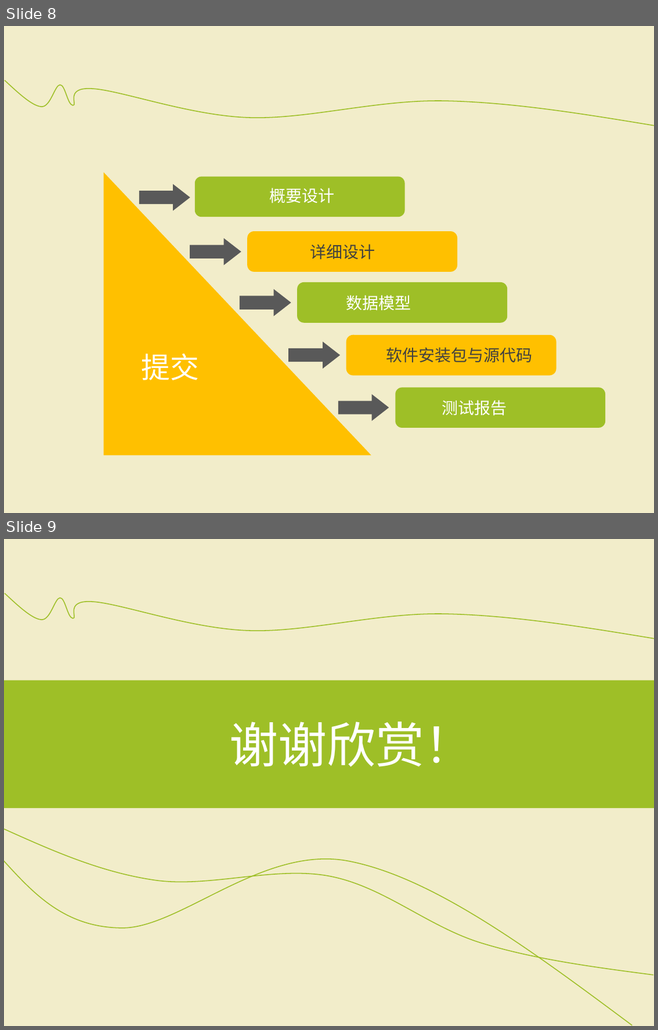
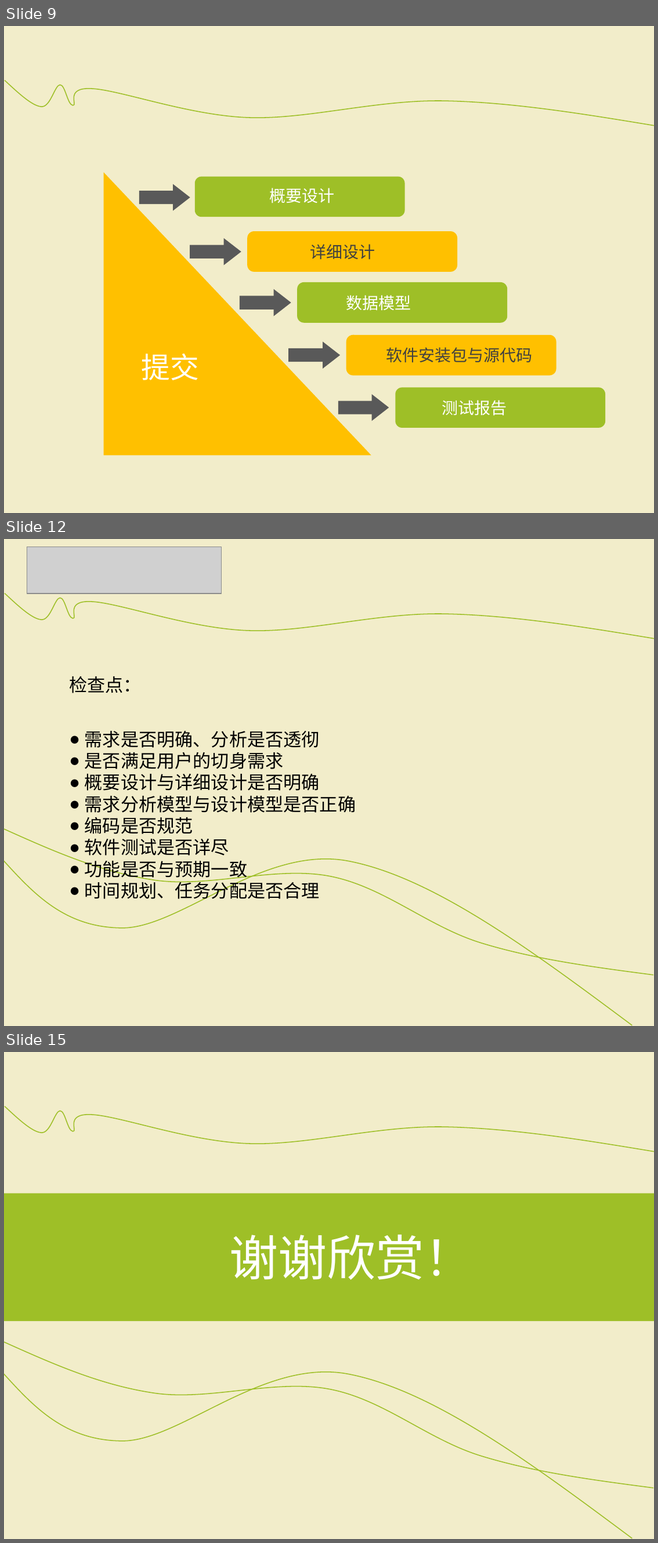
Before and after one commit to SoftwareOrganization/Dating_Position, a slide deck: doc of project/项目开发计划报告.ppt. Shown one above the other, each under a label of ours: slides 8 and 9 before the commit, slides 9, 12 and 15 after it; the slides between them are not shown. The pictures are 658x1030 and 658x1543 pixels, drawn with LibreOffice and Linux fonts; fonts in the diff are those of the drawing; grey boxes stand for pictures. Boxes give left, top, right and bottom in pixels: in the first picture for what was removed or moved away, otherwise in the second. Text is boxed around its words. In the diff, an @@ line names an element or a change of style, - is before the commit and + after.

```diff
--- a/doc of project/项目开发计划报告.ppt
+++ b/doc of project/项目开发计划报告.ppt
@@ slide 12 added at [4,539,654,1026], background #FFFFFF; not listed: 2 template elements that a slide beside it also shows @@
@@ picture added at [27,547,221,594] @@
@@ text added at [69,676,355,902], 20 pt, text #000000 @@
+检查点：
+● 需求是否明确、分析是否透彻
+● 是否满足用户的切身需求
+● 概要设计与详细设计是否明确
+● 需求分析模型与设计模型是否正确
+● 编码是否规范
+● 软件测试是否详尽
+● 功能是否与预期一致
+● 时间规划、任务分配是否合理
@@ freeform shape added at [4,829,653,976], outline #9EBF27 0.99 pt @@
@@ freeform shape added at [4,859,632,1026], outline #9EBF27 0.99 pt @@
@@ what was slide 8 is now slide 9 @@
@@ what was slide 9 is now slide 15 @@
```
Also in this commit, not shown: 2 slides changed, 5 other slides added.
